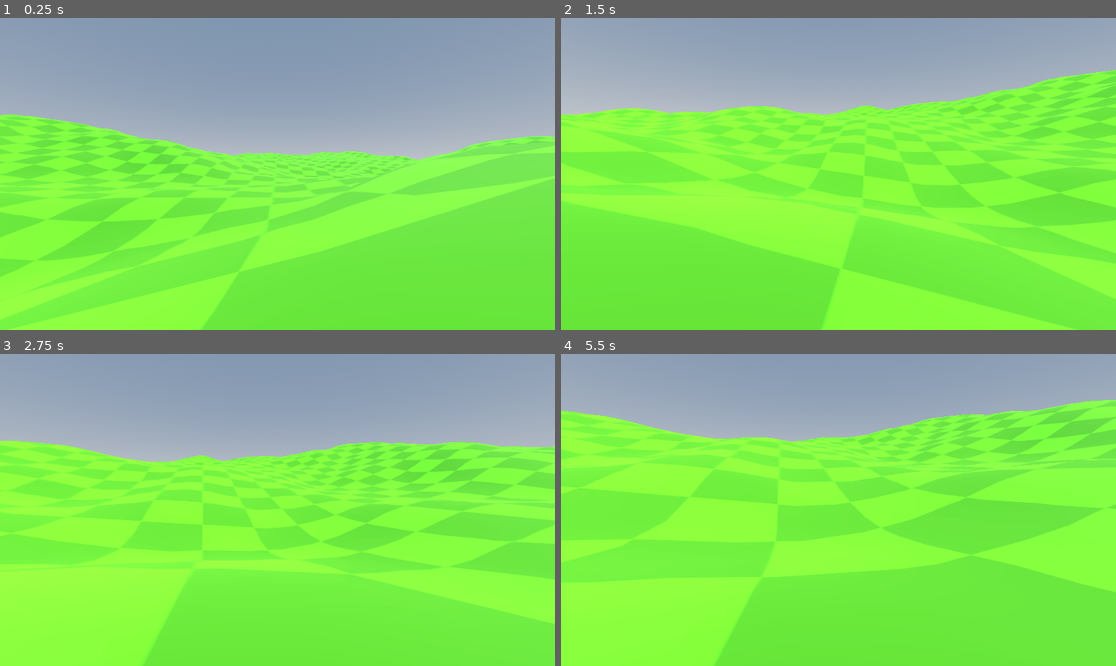
Above: before the commit, frames 1-4 (two rows, left to right).
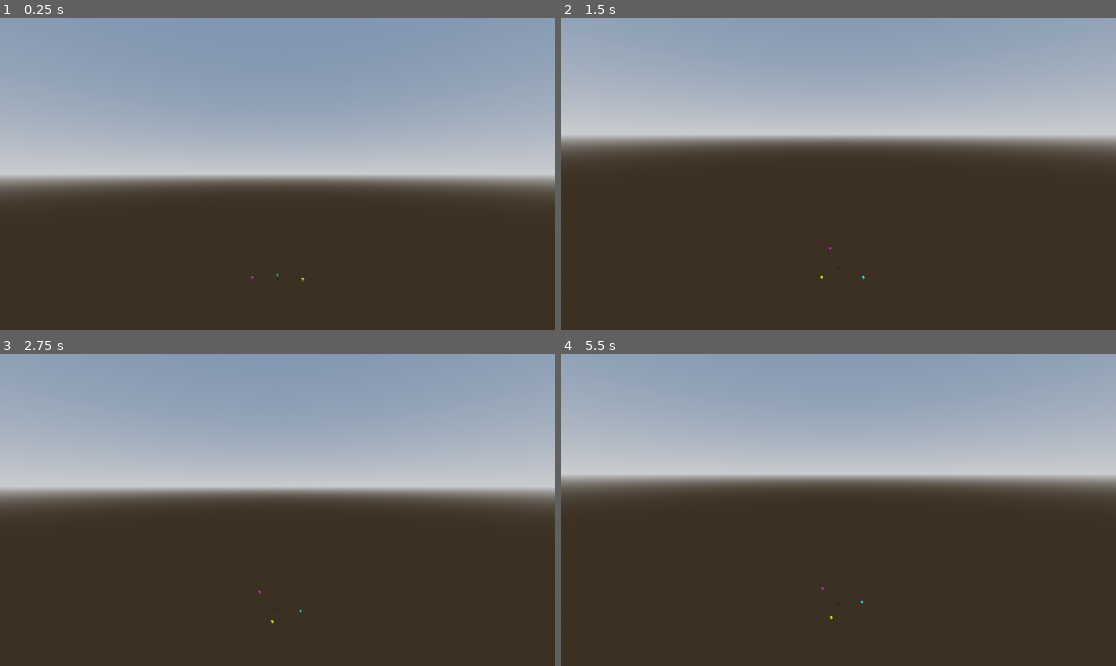
Above: after the commit, the same moments.

Repository: westonkelliher/GetHeavy
Game: Godot game, scene res://world.tscn
Same seed, same stepped clock (60 frames per second), same inputs: the game is played once before the commit and once after it.
Inputs (mouse positions are in pixels of both pictures, inside the frame that each line leads up to):
- Up to frame 1 (0.25 s): no input
- Up to frame 2 (1.5 s): move the mouse to (960, 158) at 0.52 s; tap Space (heavy) at 0.6, 1.35 s; click (960, 158) at 0.67 s; move the mouse to (810, 174) at 1.27 s; click (810, 174) at 1.42 s
- Up to frame 3 (2.75 s): move the mouse to (288, 503) at 2.02 s; tap Space (heavy) at 2.1 s; click (288, 503) at 2.17 s
- Up to frame 4 (5.5 s): move the mouse to (832, 516) at 2.77 s; tap Space (heavy) every 0.75 s from 2.85 to 5.1 s; click (832, 516) at 2.92 s; move the mouse to (877, 513) at 3.52 s; click (877, 513) at 3.67 s; move the mouse to (794, 506) at 4.27 s; click (794, 506) at 4.42 s; move the mouse to (844, 510) at 5.02 s; click (844, 510) at 5.17 s

The runs differ from the first frame. In frame 1, 60% of the frame differs, in the area x 0-100%, y 30-100%; in frame 2, 73%; in frame 3, 69%; in frame 4, 78%, in the area x 0-100%, y 14-100%.

Commit message:
snap when heavy

Diff:
--- a/calc.gd
+++ b/calc.gd
@@ -32,7 +32,7 @@
 	# TODO: choose the first point in the xz direction of velocity
 	var py: float = get_ground_y(world_x, world_z)
 	var p: Vector3 = Vector3(world_x, py, world_z)
-	print(p)
+	#print(p)
 	# a
 	var thetq: Vector3 = Vector3.FORWARD * non_limit_dist
 	var a: Vector3 = p + thetq
@@ -57,5 +57,5 @@
 	# debug
 	player.set_debug_points([a, b, c, p])
 	#
-	print('--- ' + str(down_proj.normalized()) + ' ---')
+	#print('--- ' + str(down_proj.normalized()) + ' ---')
 	return down_proj.normalized()
--- a/height_floor.gd
+++ b/height_floor.gd
@@ -1,17 +1,17 @@
 extends StaticBody3D
 
-@export var amplitude: float  = 8.0                  # ± height (metres)
+@export var amplitude: float  = 12.0                  # ± height (metres)
 @export var size:      Vector2i = Vector2i(256, 256)  # height‑map resolution
 
 signal terrain_ready
 
-const VERTICE_SPACING := 1.1
+const VERTICE_SPACING := 0.5
 
 func noise_init_heights(s: float = amplitude) -> void:
 	# 1. Build noise → Image --------------------------------------------------
 	var noise := FastNoiseLite.new()
-	noise.noise_type = FastNoiseLite.TYPE_SIMPLEX_SMOOTH
-	noise.frequency  = 0.008
+	noise.noise_type = FastNoiseLite.TYPE_CELLULAR
+	noise.frequency  = 0.01
 	noise.seed       = randi()
 
 	var tex := NoiseTexture2D.new()
--- a/height_floor.tscn
+++ b/height_floor.tscn
@@ -16,5 +16,6 @@
 shape = SubResource("HeightMapShape3D_nt3s1")
 
 [node name="Mesh" type="MeshInstance3D" parent="."]
+visible = false
 mesh = SubResource("PlaneMesh_ca6xm")
 surface_material_override/0 = ExtResource("2_ys3id")
--- a/player.gd
+++ b/player.gd
@@ -5,8 +5,8 @@
 const HIGH_GRAV := 10.0
 const LOW_GRAV := 3.0
 
-const HIGH_FRIC := 0.12
-const LOW_FRIC := 0.07
+const HIGH_FRIC := 0.005
+const LOW_FRIC := 0.1
 
 var is_heavy := false
 
@@ -18,7 +18,7 @@
 
 func _process(delta: float) -> void:
 	# set debug ray pointing down gradient
-	print(global_position)
+	#print(global_position)
 	#$Debug/Ray.global_position = Vector3($M.global_position.x, .3, $M.global_position.z)
 	pass
 
@@ -34,9 +34,21 @@
 #### Physics ####
 func _physics_process(delta: float) -> void:
 	#velocity = Vector3.FORWARD
+	# TODO: handle momentum change when hitting the floor
+	phys_snap_help(delta)
 	phys_grav(delta)
 	move_and_slide()
+	#if is_on_floor():
+		#apply_floor_snap()
 	phys_friction(delta)
+
+func phys_snap_help(delta: float) -> void:
+	if is_heavy:
+		self.floor_snap_length = 0.4
+	elif velocity.normalized().dot(Vector3.DOWN) > 0.3:
+		self.floor_snap_length = 0.02
+	else:
+		self.floor_snap_length = 0.0
 
 func phys_grav(delta: float) -> void:
 	var grav := LOW_GRAV
